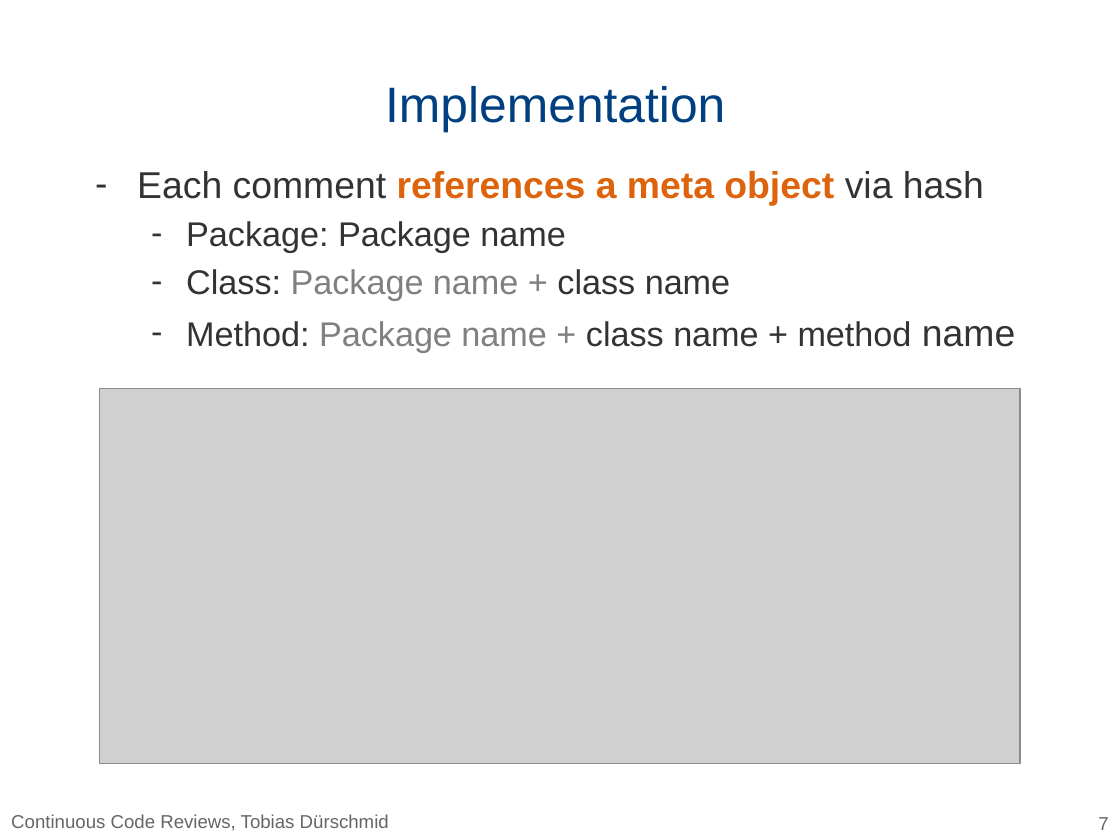
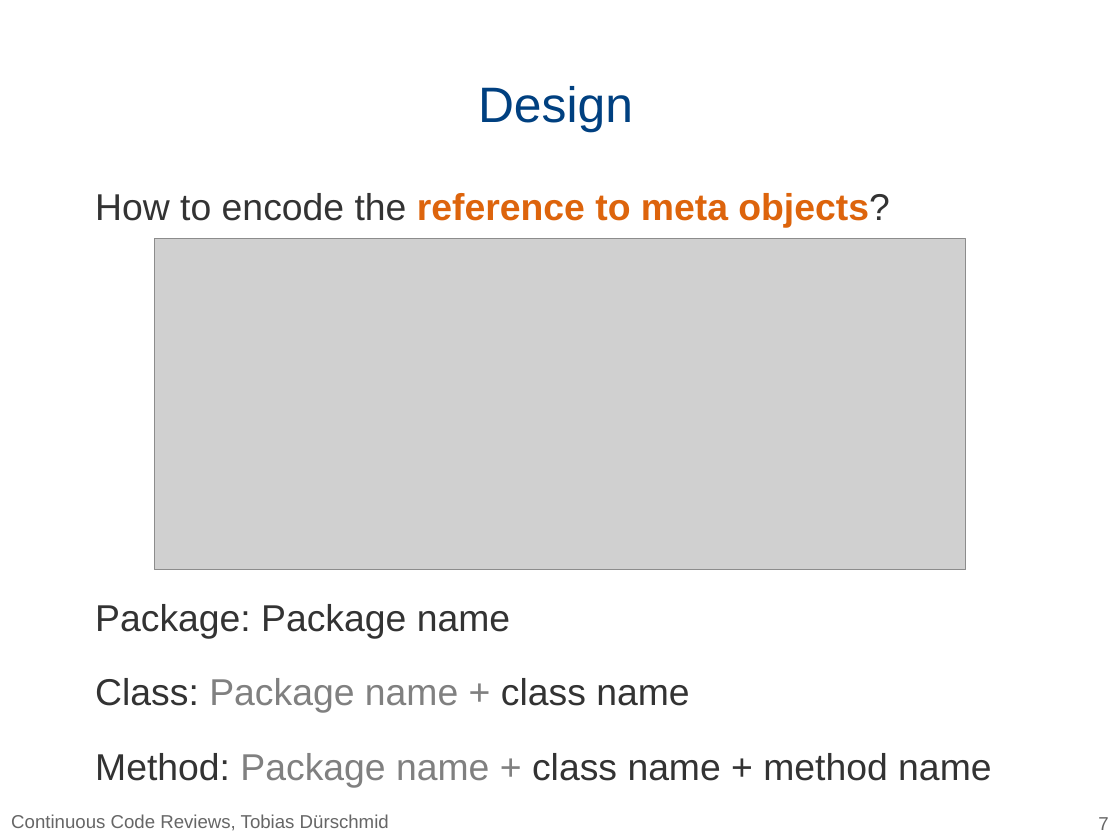
Before and after one commit to HPI-SWA-Lab/CommunityCodeReview, a slide deck: slide 7 of Programming_SRC/talk.pptx. Drawn at 1120x840 pixels with LibreOffice and Linux fonts; fonts in the diff are those of the drawing; grey boxes stand for pictures; background and template pictures are left out. Boxes give left, top, right and bottom in pixels: in the first picture for what was removed or moved away, otherwise in the second. Text is boxed around its words. In the diff, an @@ line names an element or a change of style, - is before the commit and + after.

```diff
--- a/Programming_SRC/talk.pptx
+++ b/Programming_SRC/talk.pptx
@@ title at box(478, 86, 633, 133): text changed @@
-Implementation
+Design
@@ text at box(95, 193, 890, 228): text changed @@
-– Each comment references a meta object via hash
+How to encode the reference to meta objects?
@@ picture: place and size @@
-picture at box(100, 389, 1020, 765)
+picture at box(155, 239, 967, 570)
@@ text at box(95, 604, 991, 788): size 22 to 24 pt in "Package: Package name", "Class: Package name + class name", "Method: Package name + class name + ..."; bullet - to none; list level 2 to 1 in "Package: Package name"; line spacing 1 to 1.5; list level 2 to 1 in "Class: Package name + class ..."; list level 2 to 1 in "Method: Package name + class ..." @@
```
Also in this commit, not shown: 9 other slides changed.
